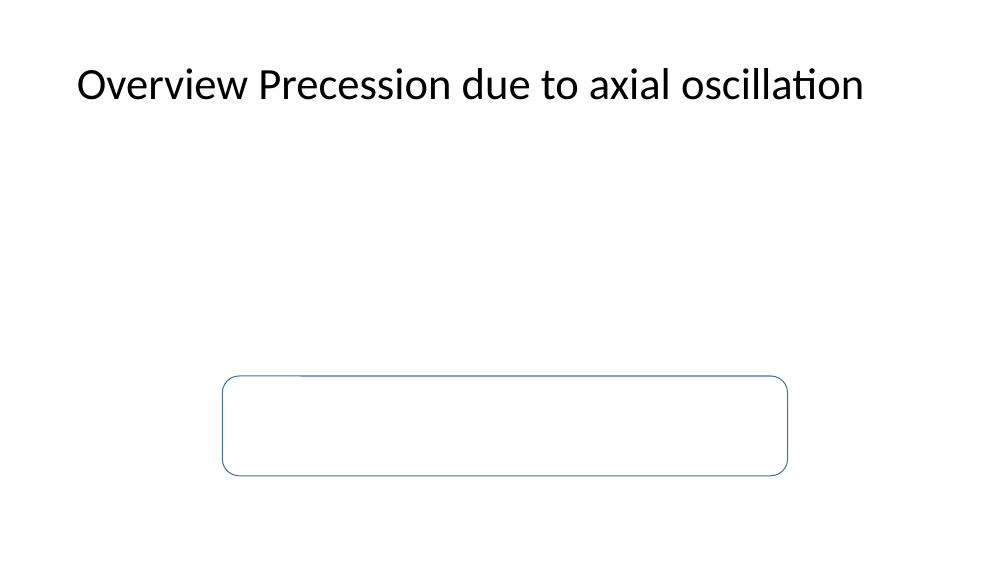
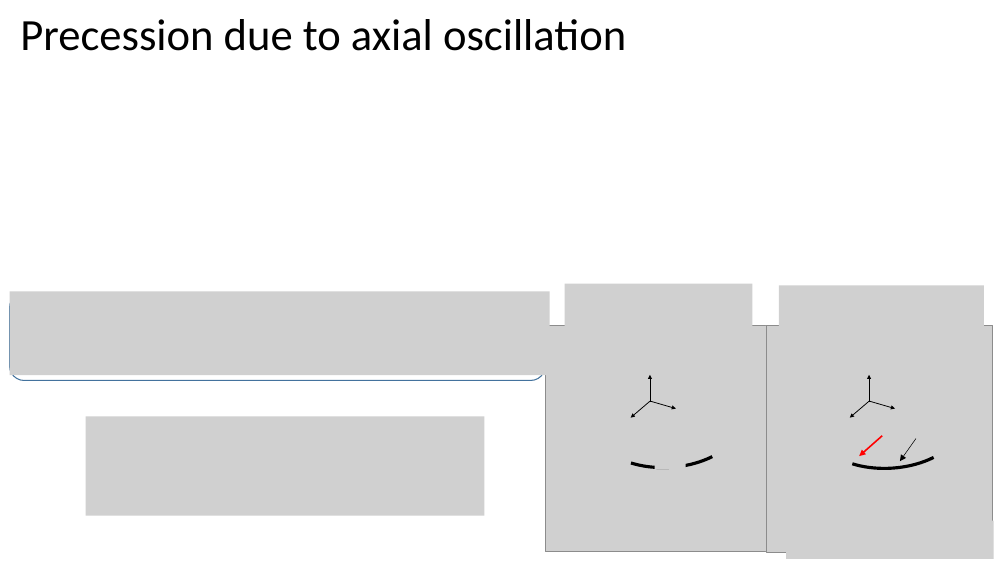
Before and after one commit to kgilmo/amplitude_sensing_paper, a slide deck: slide 3 of amplitude_sensing_penning_2.pptx. Drawn at 1008x567 pixels with LibreOffice and Linux fonts; fonts in the diff are those of the drawing; grey boxes stand for pictures; background and template pictures are left out. Boxes give left, top, right and bottom in pixels: in the first picture for what was removed or moved away, otherwise in the second. Text is boxed around its words. In the diff, an @@ line names an element or a change of style, - is before the commit and + after.

```diff
--- a/amplitude_sensing_penning_2.pptx
+++ b/amplitude_sensing_penning_2.pptx
@@ title at <box>20,19,626,51</box>: text changed @@
-Overview Precession due to axial oscillation
+Precession due to axial oscillation
@@ rounded rectangle: place and size @@
-rounded rectangle at <box>222,376,788,476</box>
+rounded rectangle at <box>10,293,546,380</box>
@@ picture added at <box>10,291,550,375</box> @@
@@ picture added at <box>779,285,984,354</box> @@
@@ picture added at <box>766,325,993,552</box> @@
@@ arc (boxed as its full ellipse) added at <box>813,375,966,474</box>, outline #000000 3 pt @@
@@ arrow added from (870, 402) to (870, 375), #000000 0.75 pt @@
@@ picture added at <box>85,417,484,516</box> @@
@@ arrow added from (870, 402) to (850, 417), #000000 0.75 pt @@
@@ arrow added from (870, 402) to (895, 408), #000000 0.75 pt @@
@@ picture added at <box>910,419,970,449</box> @@
@@ group added at <box>545,284,772,552</box>: 3 pictures, 3 arrows, 1 arc (boxed as its full ellipse) @@
@@ arrow added from (882, 436) to (860, 456), #FF0000 1.5 pt @@
@@ arrow added from (917, 439) to (900, 461), #000000 0.5 pt @@
@@ picture added at <box>786,521,994,559</box> @@
```
Also in this commit, not shown: 9 other slides changed, 1 slide added, 1 slide removed, 10 other files.
